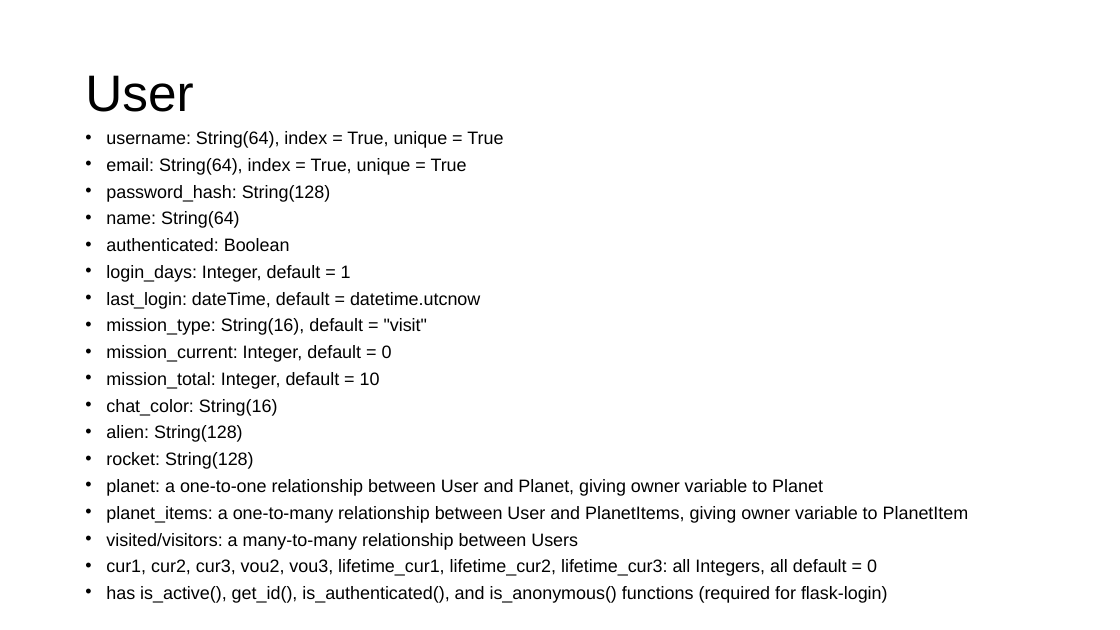
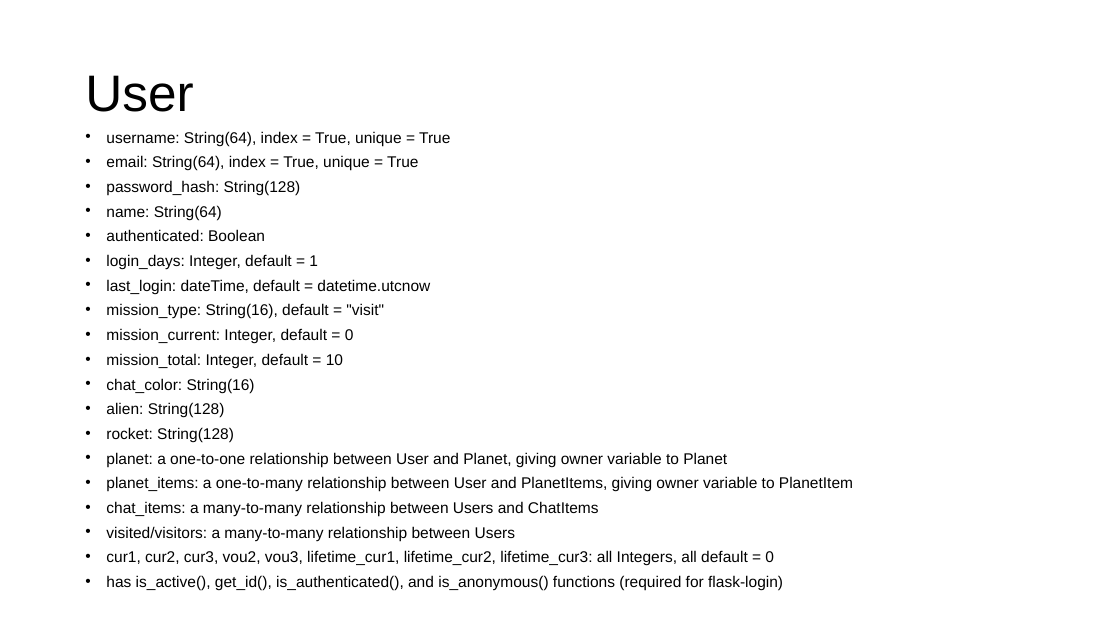
Before and after one commit to gmfk07/iu2018-backend, a slide deck: slide 9 of iu-spec-backend.pptx. Drawn at 1120x630 pixels with LibreOffice and Linux fonts; fonts in the diff are those of the drawing. Boxes give left, top, right and bottom in pixels: in the first picture for what was removed or moved away, otherwise in the second. Text is boxed around its words. In the diff, an @@ line names an element or a change of style, - is before the commit and + after.

Commit message:
Shop Item Update, Powerpoint Update

```diff
--- a/iu-spec-backend.pptx
+++ b/iu-spec-backend.pptx
@@ text at (106,131,853,591): size 15.4 to 13.3 pt @@
@@ text at (106,501,599,517): paragraph added @@
+• chat_items: a many-to-many relationship between Users and ChatItems
```
Also in this commit, not shown: 3 other slides changed, 3 slides added, 4 other files.
